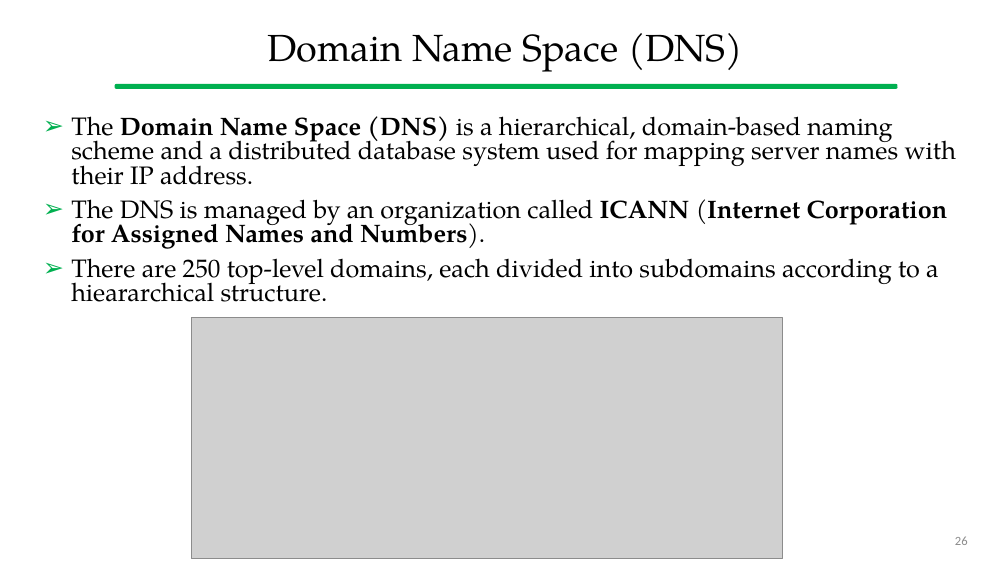
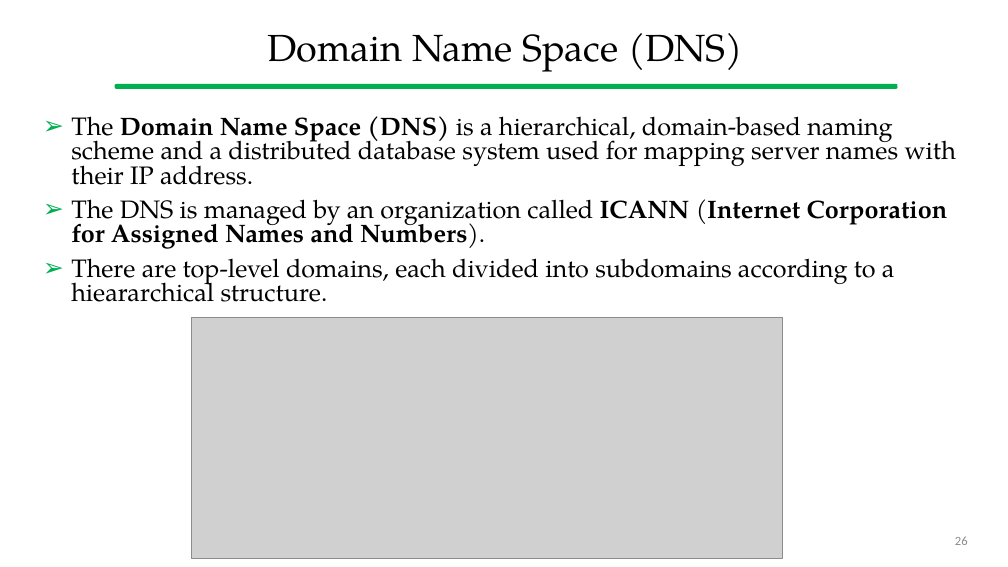
Before and after one commit to gcappon/bwthw, a slide deck: slide 26 of theory_04-fundamentals_of_computer_networks/theory_04-fundamentals_of_computer_networks.pptx. Drawn at 1008x567 pixels with LibreOffice and Linux fonts; fonts in the diff are those of the drawing; grey boxes stand for pictures. Boxes give left, top, right and bottom in pixels: in the first picture for what was removed or moved away, otherwise in the second. Text is boxed around its words. In the diff, an @@ line names an element or a change of style, - is before the commit and + after.

```diff
--- a/theory_04-fundamentals_of_computer_networks/theory_04-fundamentals_of_computer_networks.pptx
+++ b/theory_04-fundamentals_of_computer_networks/theory_04-fundamentals_of_computer_networks.pptx
@@ text at (71, 258, 895, 302): text changed @@
-➢ There are 250 top-level domains, each divided into subdomains according to a hieararchical structure.
+➢ There are top-level domains, each divided into subdomains according to a hieararchical structure.
```
Also in this commit, not shown: 3 other slides changed, 4 other files.
